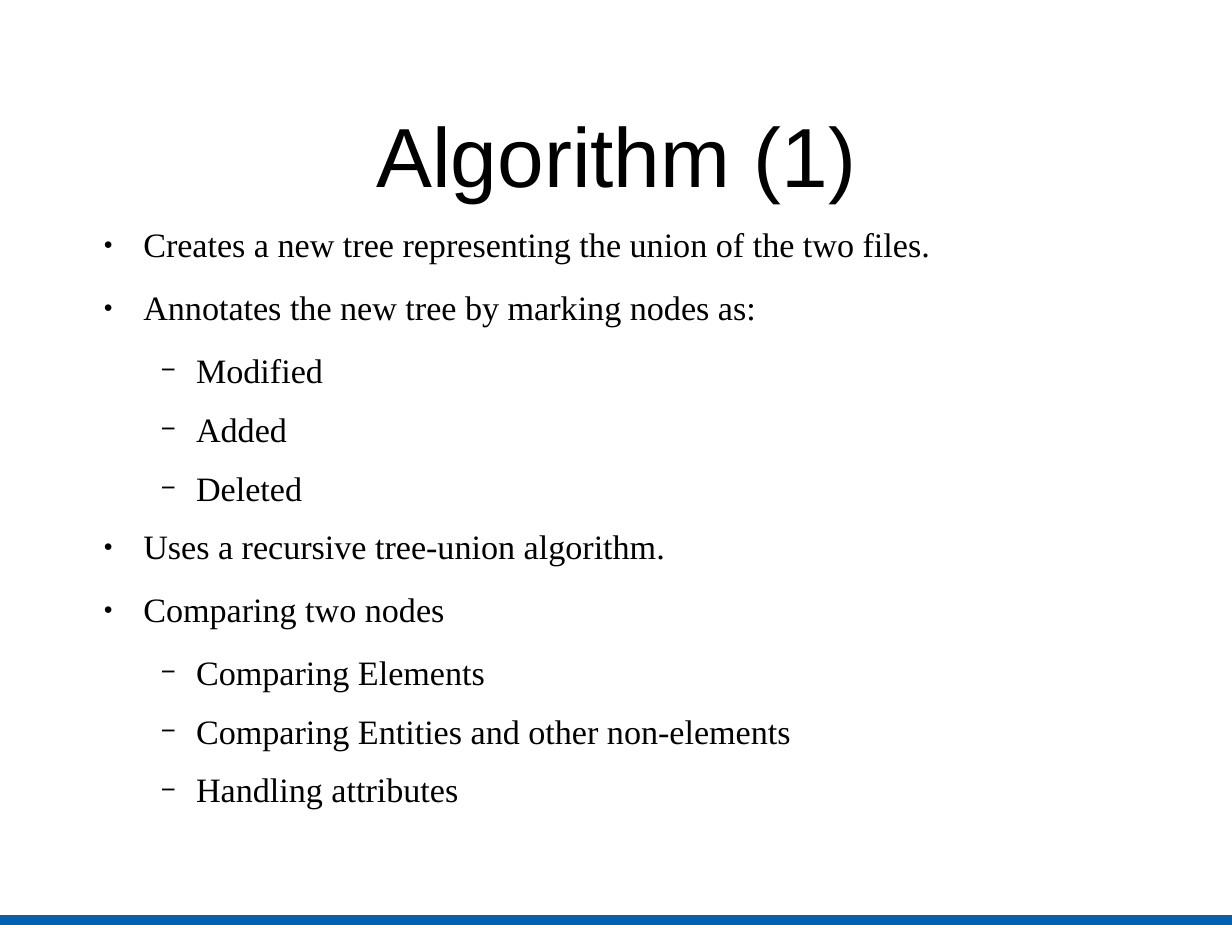
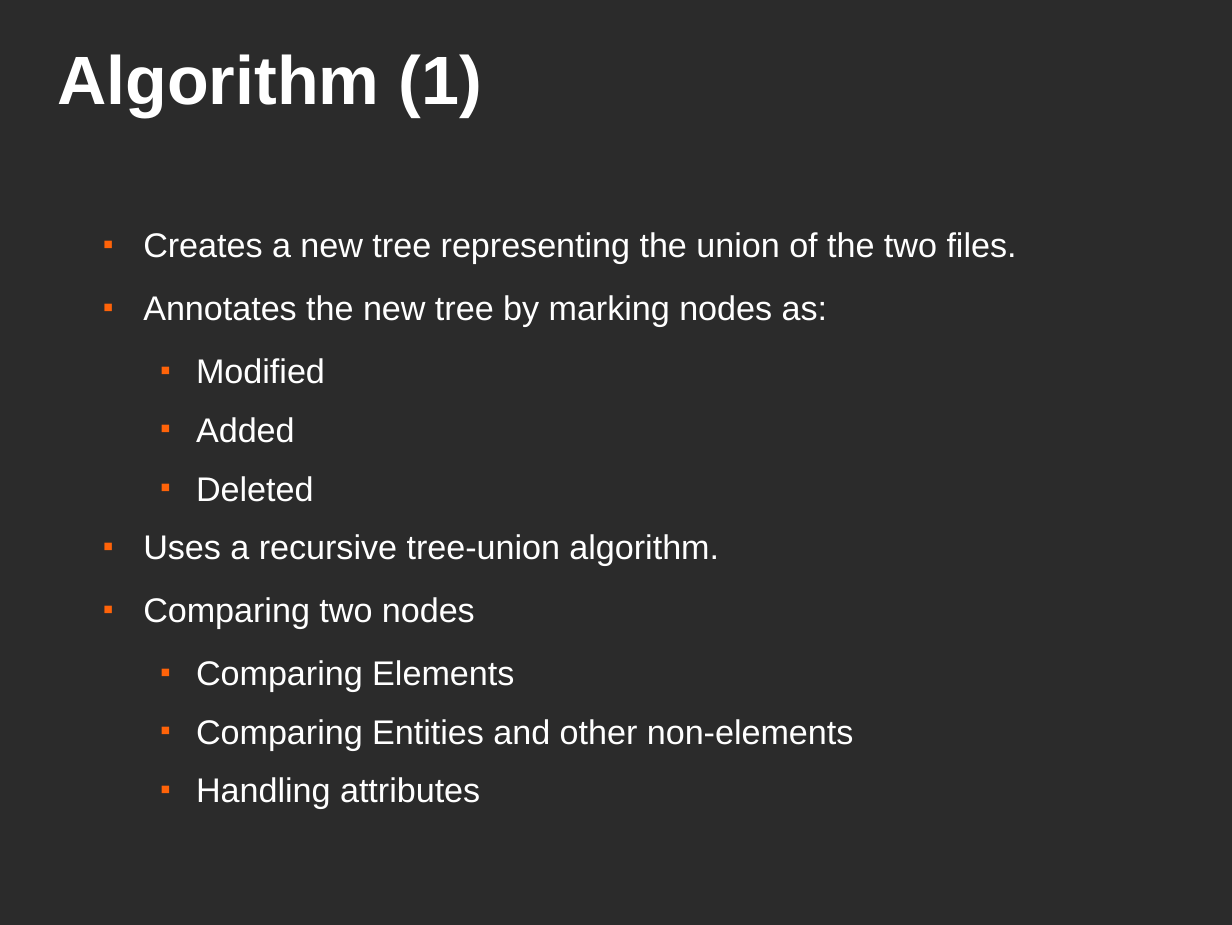
Before and after one commit to kratos12000/FastXMLDiff, a slide deck: slide 20 of Presentation/Slides.odp (slide 19 before the commit). Drawn at 1232x925 pixels with LibreOffice and Linux fonts; fonts in the diff are those of the drawing; background and template pictures are left out; a plain dark background stands for a picture behind light text. Boxes give left, top, right and bottom in pixels: in the first picture for what was removed or moved away, otherwise in the second. Text is boxed around its words. In the diff, an @@ line names an element or a change of style, - is before the commit and + after.

```diff
--- a/Presentation/Slides.odp
+++ b/Presentation/Slides.odp
@@ background #FFFFFF to picture (left out) @@
@@ title "Algorithm (1)": place and size @@
-title "Algorithm (1)" at bbox=[377, 126, 856, 203]
+title "Algorithm (1)" at bbox=[57, 54, 481, 117]
@@ title "Algorithm (1)" at bbox=[57, 54, 481, 117]: size 54 to 44 pt, text colour #000000 to #FFFFFF, bold on; alignment centre to left @@
@@ text "Creates a new tree representing ..." at bbox=[143, 232, 1017, 809]: font Times New Roman to Arial, text colour #000000 to #FFFFFF; bullet ● to ■; bullet colour #000000 to #FF6309; bullet − to ■ @@
@@ rectangle removed at bbox=[0, 914, 1232, 925] @@
```
Also in this commit, not shown: 32 other slides changed, 3 slides added, 1 other file.
